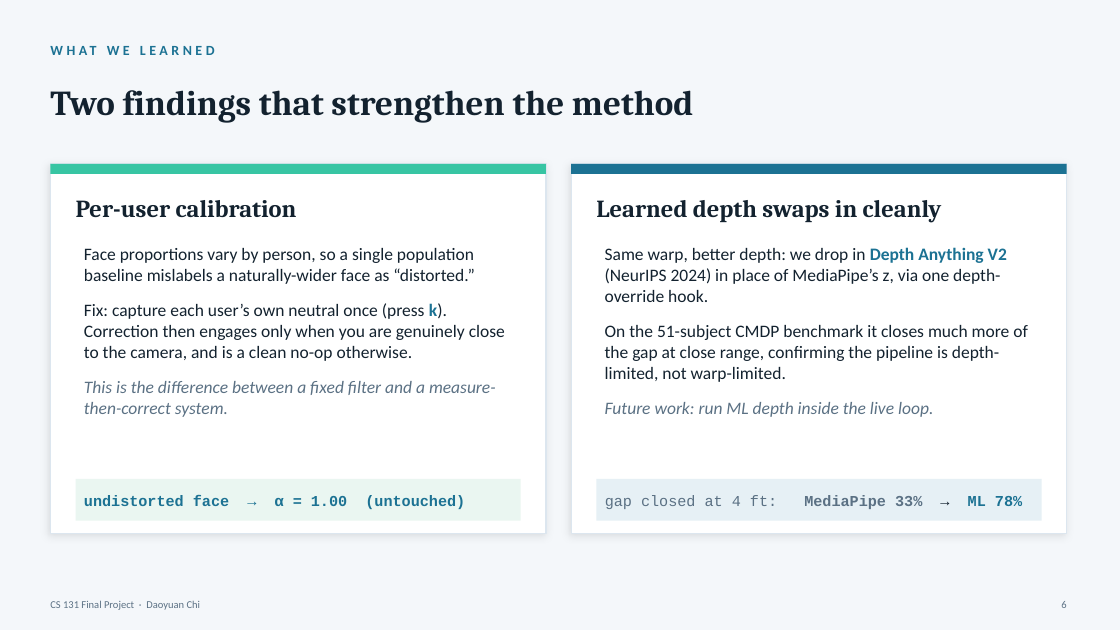
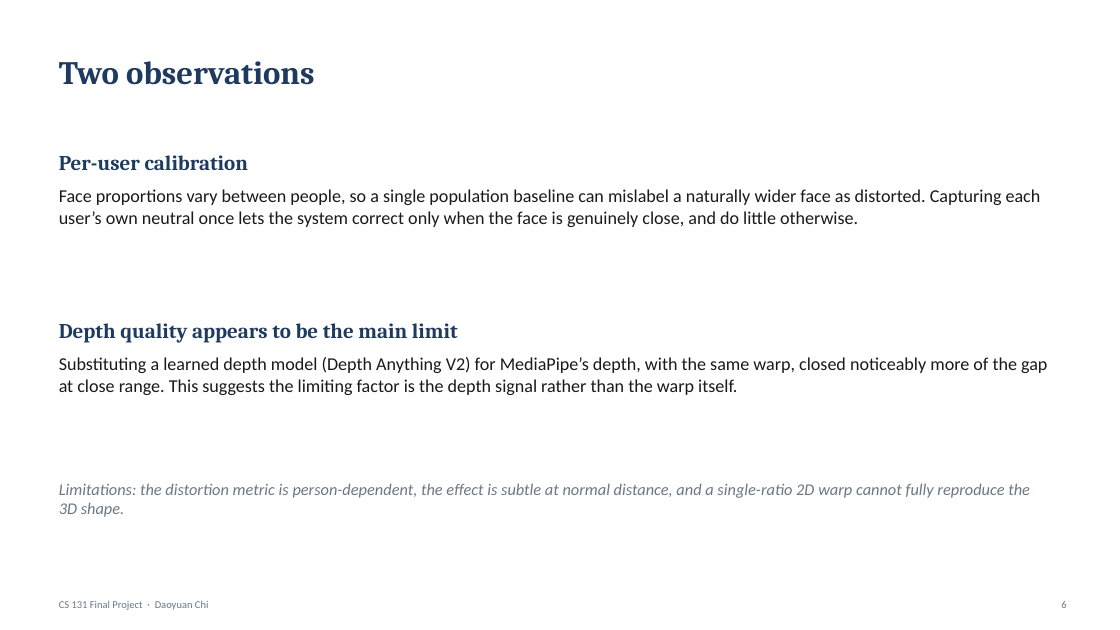
Before and after one commit to Danni281/selfie-perspective-correction, a slide deck: slide 6 of report/demo_slides.pptx. Drawn at 1120x630 pixels with LibreOffice and Linux fonts; fonts in the diff are those of the drawing. Boxes give left, top, right and bottom in pixels: in the first picture for what was removed or moved away, otherwise in the second. Text is boxed around its words. In the diff, an @@ line names an element or a change of style, - is before the commit and + after.

Commit message:
Rebuild demo deck: modest wording, minimal decoration, no face example
Per request: removed the 3-panel face before/after/truth figure from the
deck, plain white slides with a single navy heading and one accent color
(dropped the colored cards, accent bars, stat callouts, and icons), and
hedged the language throughout ("explore whether", "appears to be the
main limit", "roughly 23-30 FPS", "closing roughly 38-93%"). Seven
slides: title, problem, method pipeline, jitter result, CMDP result,
two observations + limitations, summary. Charts and the CMDP figure
unchanged.

```diff
--- a/report/demo_slides.pptx
+++ b/report/demo_slides.pptx
@@ background #F4F7FA to #FFFFFF @@
@@ text at [59, 61, 315, 85]: text changed; size 12 to 28 pt; font Calibri to Cambria; text colour #1C7293 to #1F3A5F @@
-WHAT WE LEARNED
+Two observations
@@ text removed at [50, 90, 693, 122] @@
-Two findings that strengthen the method
@@ text "Per-user calibration": place and size @@
-text "Per-user calibration" at [76, 200, 297, 218]
+text "Per-user calibration" at [59, 155, 248, 170]
@@ text "Per-user calibration" at [59, 155, 248, 170]: size 21 to 18 pt, text colour #13222F to #1F3A5F @@
@@ rectangle removed at [50, 164, 546, 534] @@
@@ rectangle removed at [50, 164, 546, 174] @@
@@ rectangle removed at [571, 164, 1067, 534] @@
@@ rectangle removed at [571, 164, 1067, 174] @@
@@ text added at [59, 189, 1041, 227], 15.5 pt, text #1A1A1A @@
+Face proportions vary between people, so a single population baseline can mislabel a naturally wider face as distorted. Capturing each user’s own neutral once lets the system correct only when the face is genuinely close, and do little otherwise.
@@ text removed at [596, 200, 942, 223] @@
-Learned depth swaps in cleanly
@@ text removed at [605, 247, 1028, 417] @@
-Same warp, better depth: we drop in Depth Anything V2 (NeurIPS 2024) in place of MediaPipe’s z, via one depth-override hook.
-On the 51-subject CMDP benchmark it closes much more of the gap at close range, confirming the pipeline is depth-limited, not warp-limited.
-Future work: run ML depth inside the live loop.
@@ text added at [59, 323, 458, 343], 18 pt, text #1F3A5F, bold @@
+Depth quality appears to be the main limit
@@ text added at [59, 357, 1047, 395], 15.5 pt, text #1A1A1A @@
+Substituting a learned depth model (Depth Anything V2) for MediaPipe’s depth, with the same warp, closed noticeably more of the gap at close range. This suggests the limiting factor is the depth signal rather than the warp itself.
@@ rectangle removed at [76, 479, 521, 521] @@
@@ rectangle removed at [597, 479, 1042, 521] @@
@@ text at [59, 483, 1030, 517]: text changed; size 15 to 14 pt; text colour #13222F to #6B7785; italic on @@
-Face proportions vary by person, so a single population baseline mislabels a naturally-wider face as “distorted.”
-Fix: capture each user’s own neutral once (press k). Correction then engages only when you are genuinely close to the camera, and is a clean no-op otherwise.
-This is the difference between a fixed filter and a measure-then-correct system.
+Limitations: the distortion metric is person-dependent, the effect is subtle at normal distance, and a single-ratio 2D warp cannot fully reproduce the 3D shape.
@@ text removed at [84, 495, 465, 509] @@
-undistorted face → α = 1.00 (untouched)
@@ text removed at [605, 495, 1022, 509] @@
-gap closed at 4 ft: MediaPipe 33% → ML 78%
@@ text "CS 131 Final Project · ...": place and size @@
-text "CS 131 Final Project · ..." at [50, 600, 201, 610]
+text "CS 131 Final Project · ..." at [59, 601, 209, 610]
@@ text "CS 131 Final Project · ..." at [59, 601, 209, 610]: text colour #5B7184 to #6B7785 @@
```
Also in this commit, not shown: 4 other slides changed, 2 slides added, 2 slides removed, 1 other file.
